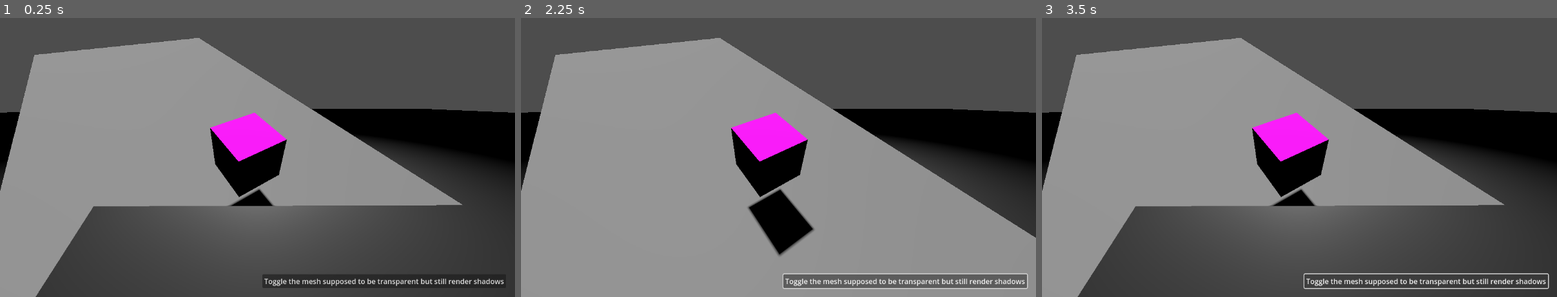
Above: before the commit, frames 1-3 (left to right).
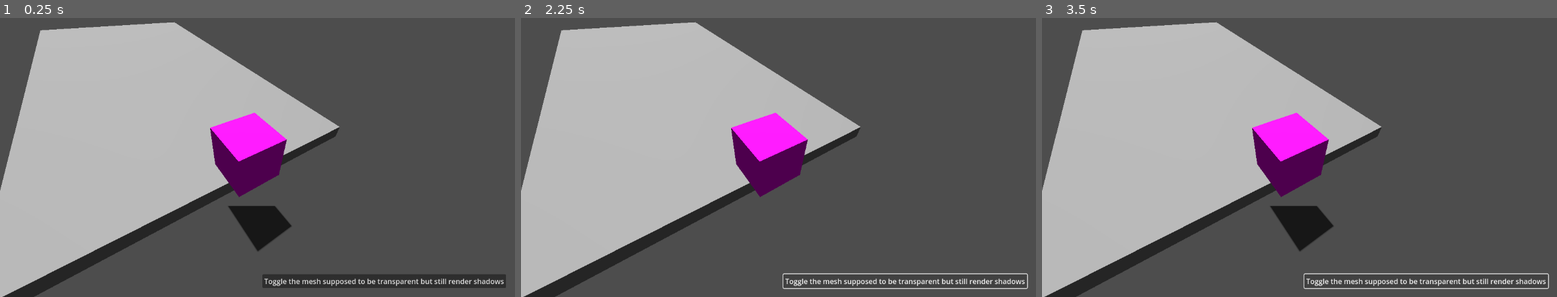
Above: after the commit, the same moments.

Repository: TechnoLukas/Godo4-Test-Help
Game: Godot game, scene res://composite_scene.tscn
Two runs of this game, one before a commit and one after it. Both use one fixed random seed, a clock stepped at 60 frames per second and the inputs below.
Inputs:
- Up to frame 1 (0.25 s): no input
- Up to frame 2 (2.25 s): click "Toggle the mesh supposed to b…" at 0.5 s; click "Toggle the mesh supposed to b…" at 1.25 s; click "Toggle the mesh supposed to b…" at 2 s
- Up to frame 3 (3.5 s): tap Enter at 2.75 s

The runs differ from the first frame. In frame 1, 55% of the frame differs, in the area x 0-100%, y 1-100%; in frame 2, 77%; in frame 3, 55%.

Commit message:
fixed pull request #1 from sszigeti/main by disabling "transparent BG" in SubViewport

Diff:
--- a/composite_scene.tscn
+++ b/composite_scene.tscn
@@ -31,7 +31,6 @@
 
 [node name="SubViewport" type="SubViewport" parent="SubViewportContainer"]
 own_world_3d = true
-transparent_bg = true
 handle_input_locally = false
 size = Vector2i(1152, 648)
 render_target_update_mode = 4
--- a/main.tscn
+++ b/main.tscn
@@ -24,7 +24,7 @@
 environment = SubResource("Environment_3ae0e")
 
 [node name="CSGBox3D3" type="CSGBox3D" parent="."]
-transform = Transform3D(1, 0, 0, 0, 1, 0, 0, 0, 1, 0, 0, -7.55246)
+transform = Transform3D(1, 0, 0, 0, 1, 0, 0, 0, 1, 0, 0, -13.5525)
 size = Vector3(10, 0.5, 20)
 
 [node name="CSGBox3D2" type="CSGBox3D" parent="."]
Not shown: 1 places in composite_scene.tscn that only renumber resources
